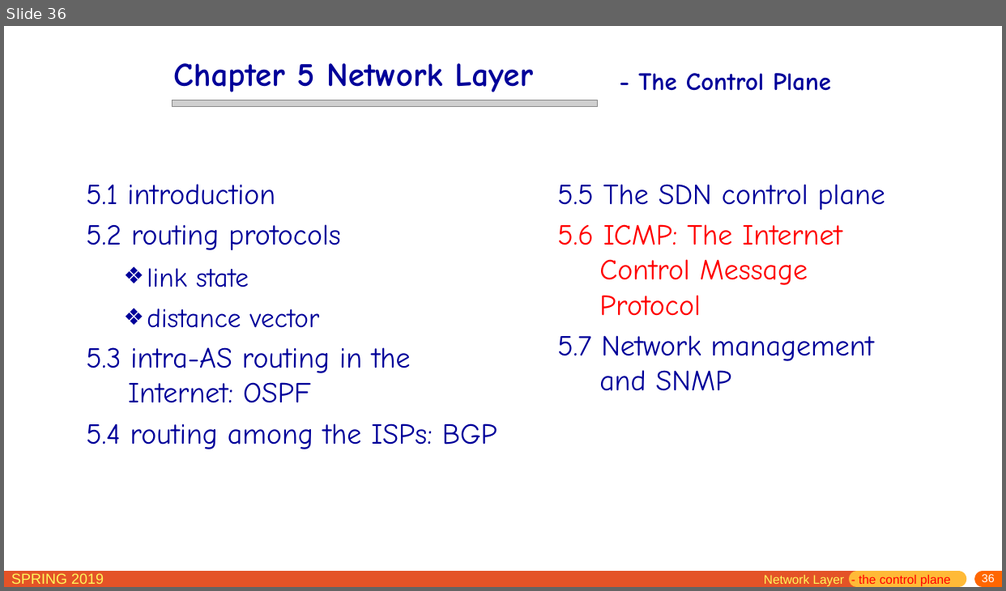
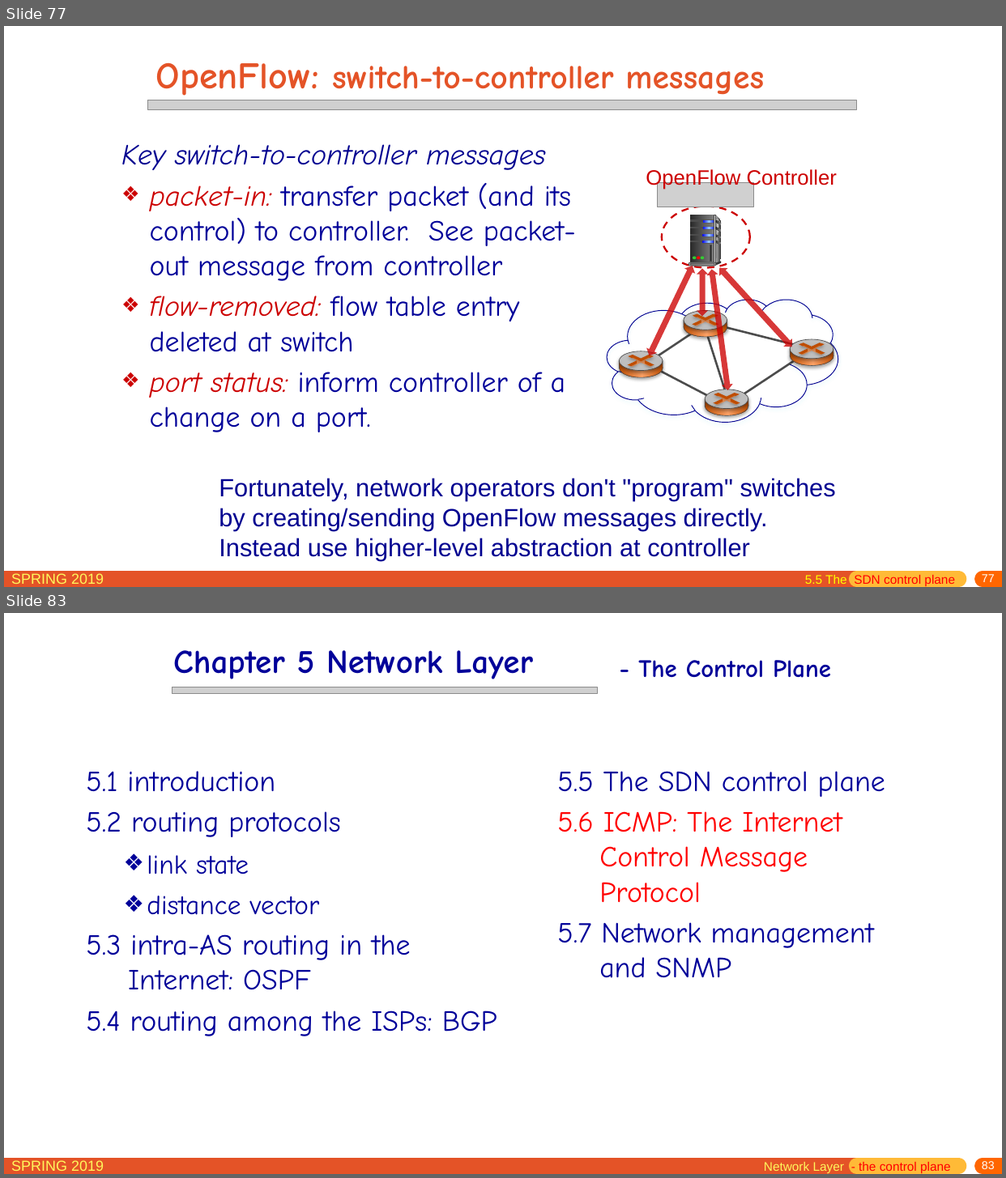
Before and after one commit to jichenghu/PPT_networkDistributed, a slide deck: chapter5.pptx. Shown one above the other, each under a label of ours: slide 36 before the commit, slides 77 and 83 after it; the slides between them are not shown. The pictures are 1006x591 and 1006x1178 pixels, drawn with LibreOffice and Linux fonts; fonts in the diff are those of the drawing; grey boxes stand for pictures. Boxes give left, top, right and bottom in pixels: in the first picture for what was removed or moved away, otherwise in the second. Text is boxed around its words. In the diff, an @@ line names an element or a change of style, - is before the commit and + after.

```diff
--- a/chapter5.pptx
+++ b/chapter5.pptx
@@ slide 77 added at [4,26,1002,587], background #FFFFFF; not listed: 5 template elements that a slide beside it also shows @@
@@ title added at [156,62,764,101], 32.4 pt, text #E45327, bold @@
+OpenFlow: switch-to-controller messages
@@ picture added at [148,100,858,110] @@
@@ text added at [121,144,576,433], 28 pt, text #000099 @@
+Key switch-to-controller messages
+❖ packet-in: transfer packet (and its control) to controller. See packet-out message from controller
+❖ flow-removed: flow table entry deleted at switch
+❖ port status: inform controller of a change on a port.
@@ group added at [607,168,839,422]: 23 freeform shapes, 13 ellipses, 13 lines, 11 rectangles, 10 rounded rectangles, 4 up down arrows, 1 cloud, 1 picture, 1 text @@
+OpenFlow Controller
@@ text added at [219,478,836,561], 24 pt, text #000090 @@
+Fortunately, network operators don't "program" switches by creating/sending OpenFlow messages directly. Instead use higher-level abstraction at controller
@@ text added at [805,575,955,587], 12 pt, text #FF0000 @@
+5.5 The SDN control plane
@@ what was slide 36 is now slide 83 @@
@@ page number at [982,1161,995,1169]: text changed @@
-36
+83
```
Also in this commit, not shown: 6 slides changed, 54 other slides added, 1 other file.
